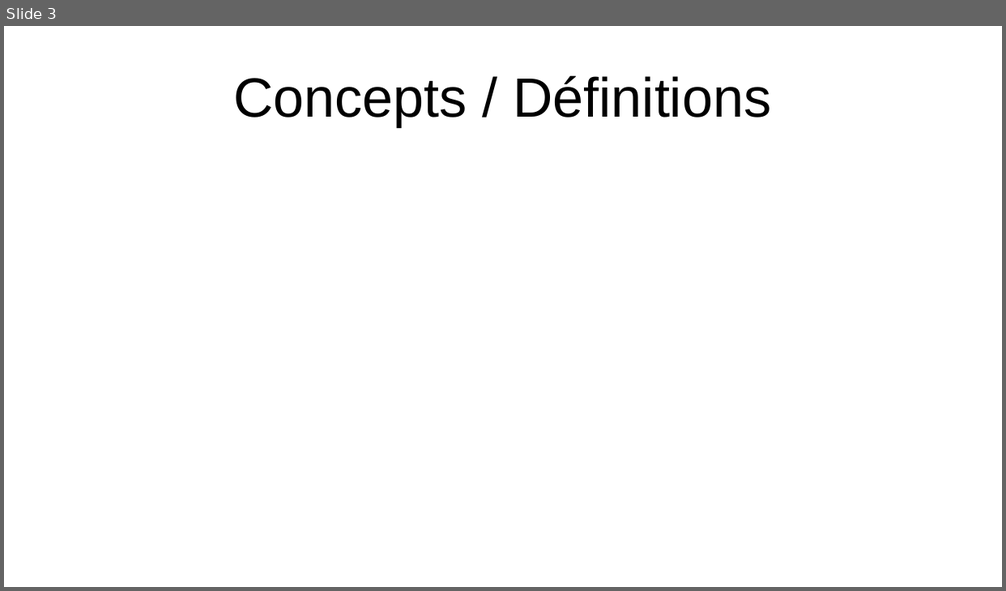
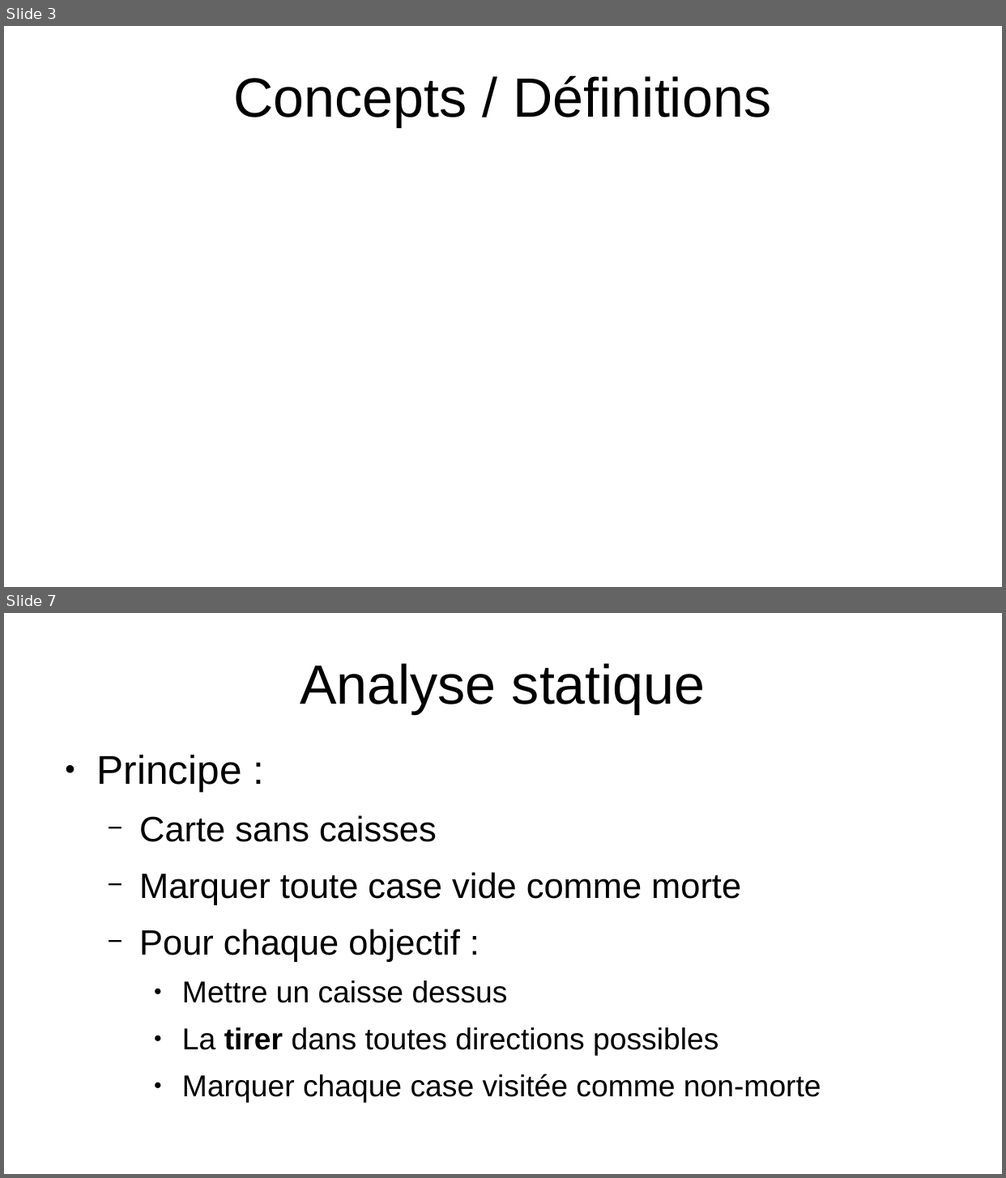
Before and after one commit to PoulpoGaz/sokoshell, a slide deck: documents/presentation.odp. Shown one above the other, each under a label of ours: slide 3 before the commit, slides 3 and 7 after it; the slides between them are not shown. The pictures are 1006x591 and 1006x1178 pixels, drawn with LibreOffice and Linux fonts; fonts in the diff are those of the drawing. Boxes give left, top, right and bottom in pixels: in the first picture for what was removed or moved away, otherwise in the second. Text is boxed around its words. In the diff, an @@ line names an element or a change of style, - is before the commit and + after.

Commit message:
Started to fill presentation (DFS/BFS, Analyse statique et dynamique)

```diff
--- a/documents/presentation.odp
+++ b/documents/presentation.odp
@@ slide 7 added at (4, 613, 1002, 1174), background #FFFFFF @@
@@ title added at (300, 663, 705, 714), 44 pt, text #000000 @@
+Analyse statique
@@ text added at (96, 755, 821, 1103), 24 pt, text #000000 @@
+● Principe :
+  − Carte sans caisses
+  − Marquer toute case vide comme morte
+  − Pour chaque objectif :
+    ● Mettre un caisse dessus
+    ● La tirer dans toutes directions possibles
+    ● Marquer chaque case visitée comme non-morte
```
Also in this commit, not shown: 8 other slides added, 3 slides removed, 1 other file.
